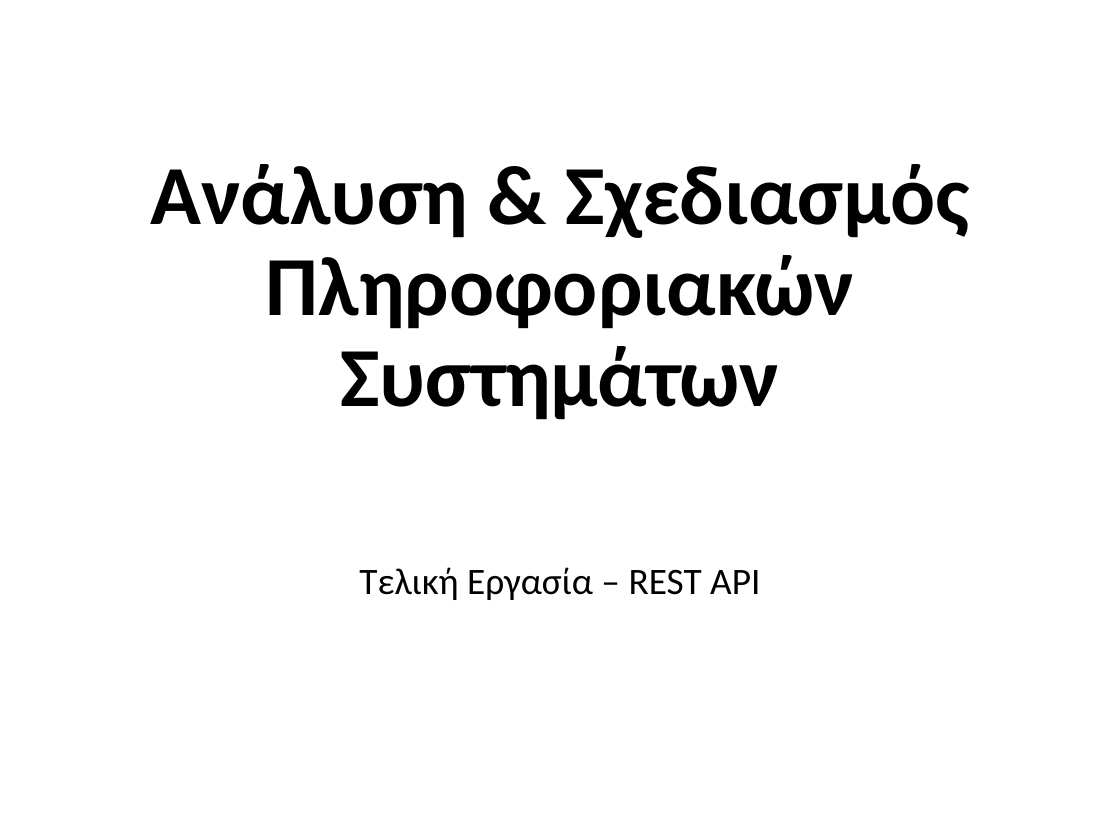
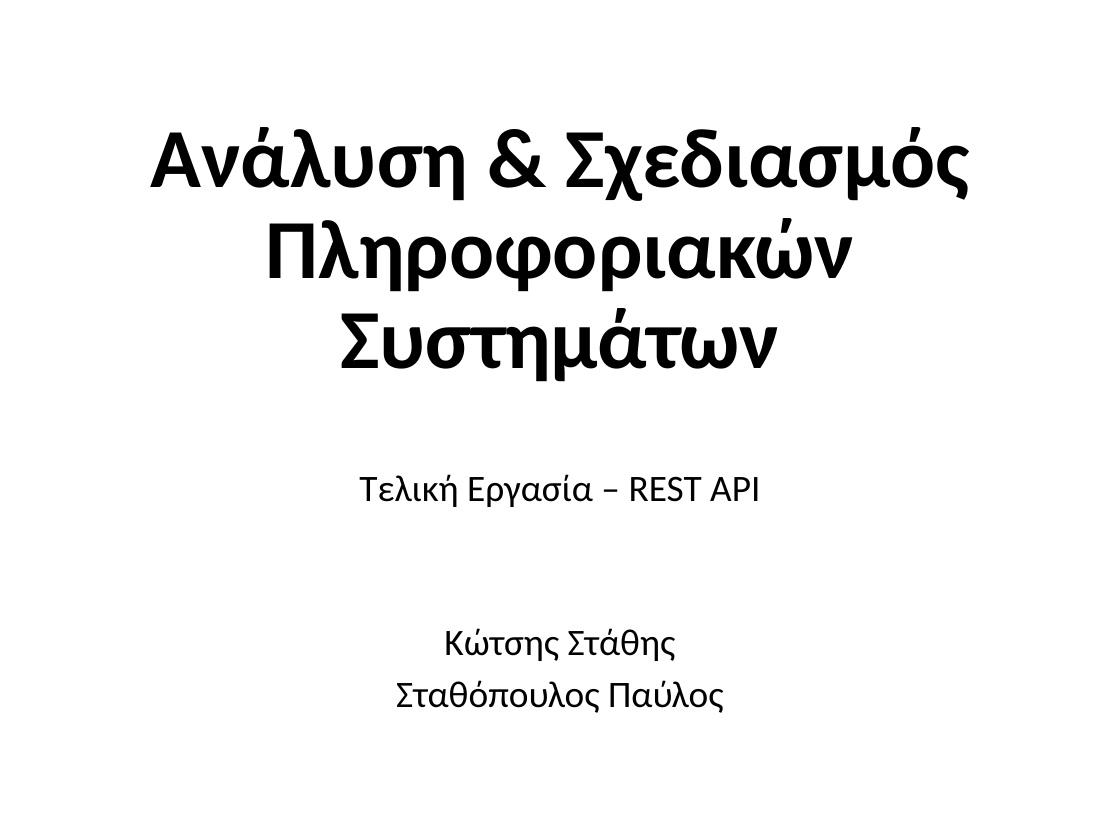
Before and after one commit to staks1/networkApi, a slide deck: slide 1 of Final.pptx. Drawn at 1120x840 pixels with LibreOffice and Linux fonts; fonts in the diff are those of the drawing. Boxes give left, top, right and bottom in pixels: in the first picture for what was removed or moved away, otherwise in the second. Text is boxed around its words. In the diff, an @@ line names an element or a change of style, - is before the commit and + after.

Commit message:
Updated presentation

```diff
--- a/Final.pptx
+++ b/Final.pptx
@@ title "Ανάλυση & Σχεδιασμός Πληροφοριακών Συστημάτων": place and size @@
-title "Ανάλυση & Σχεδιασμός Πληροφοριακών Συστημάτων" at <box>151,164,969,420</box>
+title "Ανάλυση & Σχεδιασμός Πληροφοριακών Συστημάτων" at <box>151,127,969,382</box>
@@ subtitle "Τελική Εργασία – REST API": place and size @@
-subtitle "Τελική Εργασία – REST API" at <box>359,567,760,600</box>
+subtitle "Τελική Εργασία – REST API" at <box>359,474,760,713</box>
@@ subtitle at <box>359,474,760,507</box>: line spacing 0.9 to 0.8 @@
@@ subtitle at <box>396,628,724,713</box>: paragraphs added @@
+Κώτσης Στάθης
+Σταθόπουλος Παύλος
```
Also in this commit, not shown: 7 slides added.
